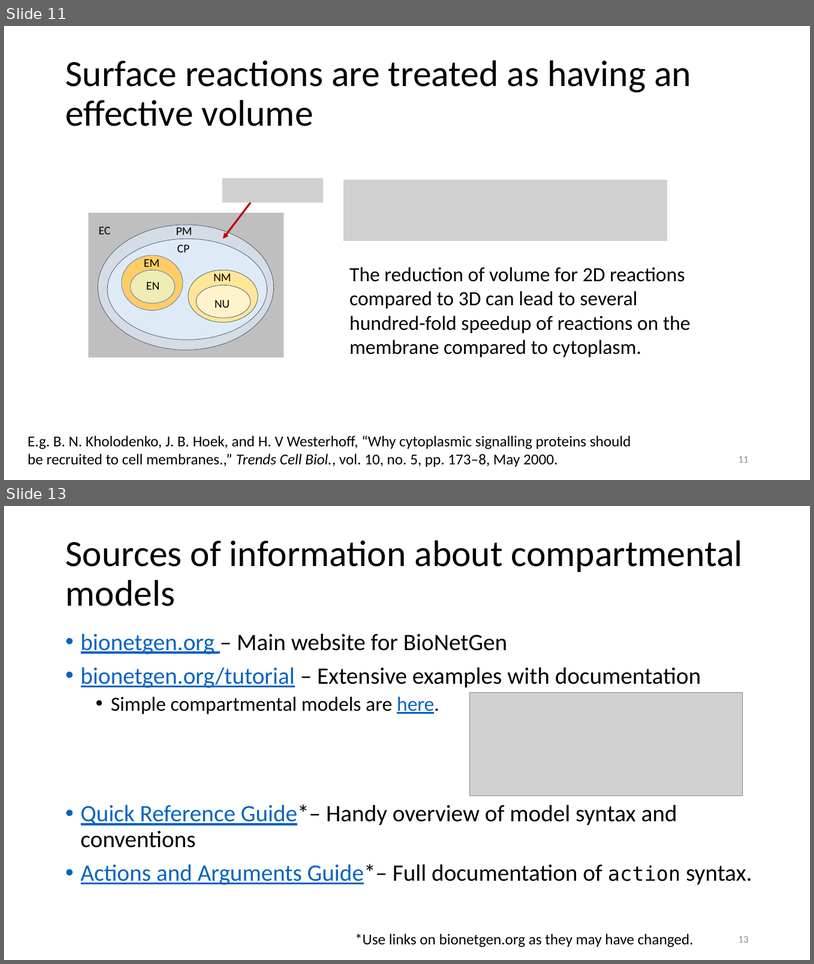
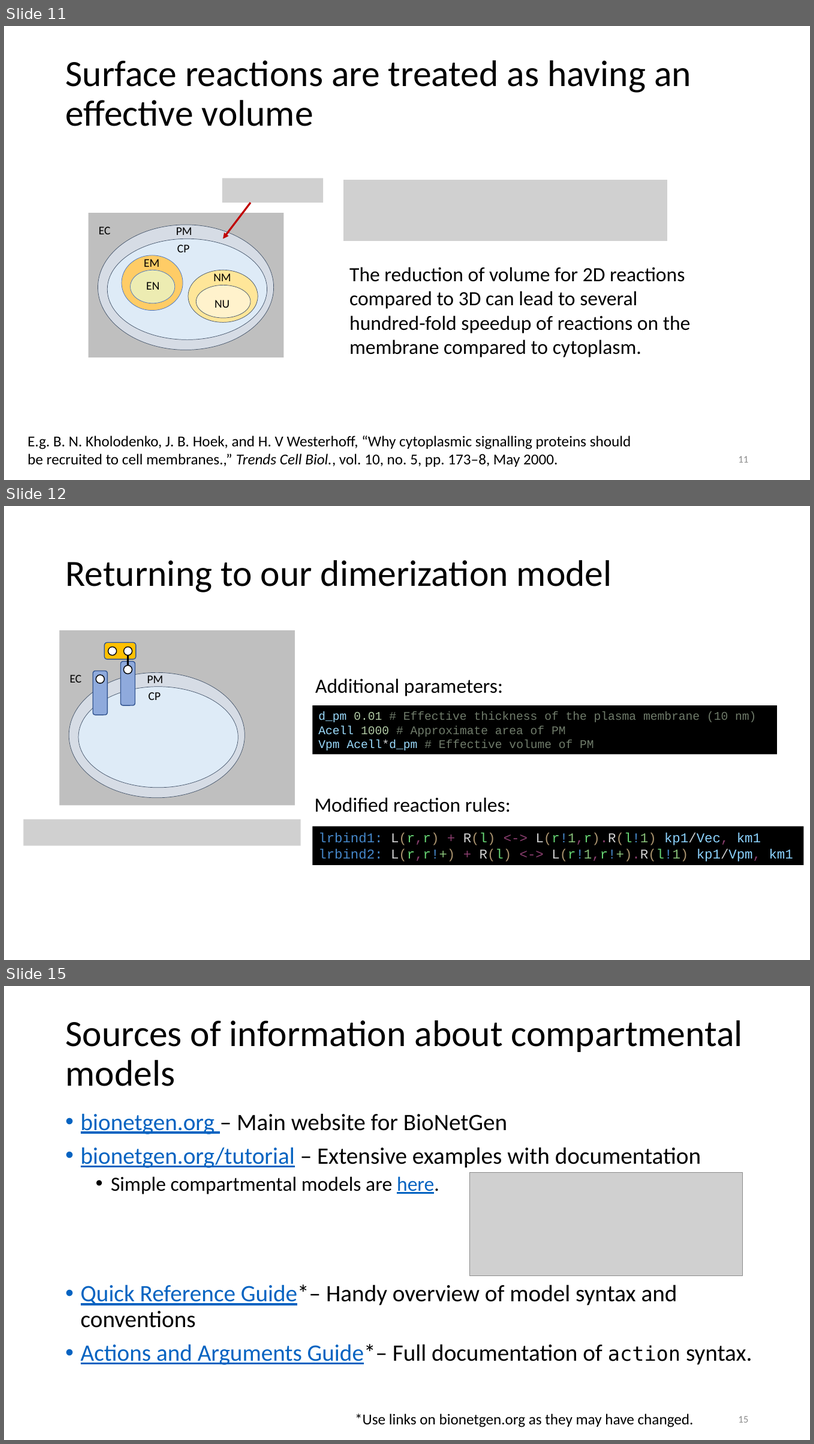
Before and after one commit to mcellteam/Workshop_2022, a slide deck: bionetgen/slides/CMW2022-Units&Compartments.pptx. Shown one above the other, each under a label of ours: slides 11 and 13 before the commit, slides 11, 12 and 15 after it; the slides between them are not shown. The pictures are 814x964 and 814x1444 pixels, drawn with LibreOffice and Linux fonts; fonts in the diff are those of the drawing; grey boxes stand for pictures. Boxes give left, top, right and bottom in pixels: in the first picture for what was removed or moved away, otherwise in the second. Text is boxed around its words. In the diff, an @@ line names an element or a change of style, - is before the commit and + after.

Commit message:
Updated models with units and compartments

```diff
--- a/bionetgen/slides/CMW2022-Units&Compartments.pptx
+++ b/bionetgen/slides/CMW2022-Units&Compartments.pptx
@@ slide 12 added at box(4, 506, 810, 960), background #FFFFFF @@
@@ title added at box(65, 560, 612, 592), 44 pt, text #000000 @@
+Returning to our dimerization model
@@ rounded rectangle added at box(104, 643, 136, 660), fill #FFC000, outline #325491 1 pt @@
@@ ellipse added at box(108, 647, 117, 655), fill #FFFFFF, outline #000000 1 pt @@
@@ ellipse added at box(124, 647, 132, 655), fill #FFFFFF, outline #000000 1 pt @@
@@ rounded rectangle added at box(121, 661, 135, 706), fill #8FAADC, outline #325491 1 pt @@
@@ ellipse added at box(124, 665, 132, 673), fill #FFFFFF, outline #000000 1 pt @@
@@ line added from (128, 655) to (128, 665), #000000 2.25 pt @@
@@ rounded rectangle added at box(93, 670, 107, 715), fill #8FAADC, outline #325491 1 pt @@
@@ ellipse added at box(96, 675, 104, 683), fill #FFFFFF, outline #000000 1 pt @@
@@ text added at box(315, 678, 503, 696), 24 pt, text #000000 @@
+Additional parameters:
@@ group added at box(60, 631, 295, 805): 3 texts, 2 ellipses, 1 rectangle @@
+EC
+PM
+CP
@@ rectangle added at box(312, 705, 777, 754), fill #000000, 14 pt, text #707C6B @@
+d_pm 0.01 # Effective thickness of the plasma membrane (10 nm)
+Acell 1000 # Approximate area of PM
+Vpm Acell*d_pm # Effective volume of PM
@@ text added at box(315, 797, 511, 812), 24 pt, text #000000 @@
+Modified reaction rules:
@@ picture added at box(23, 819, 301, 846) @@
@@ rectangle added at box(312, 826, 804, 865), fill #000000, 16 pt, text #4689CC @@
+lrbind1: L(r,r) + R(l) <-> L(r!1,r).R(l!1) kp1/Vec, km1
+lrbind2: L(r,r!+) + R(l) <-> L(r!1,r!+).R(l!1) kp1/Vpm, km1
@@ what was slide 13 is now slide 15 @@
@@ page number at box(738, 1416, 749, 1422): text changed @@
-13
+15
```
Also in this commit, not shown: 2 slides changed, 1 other slide added, 1 slide removed, 35 other files.
